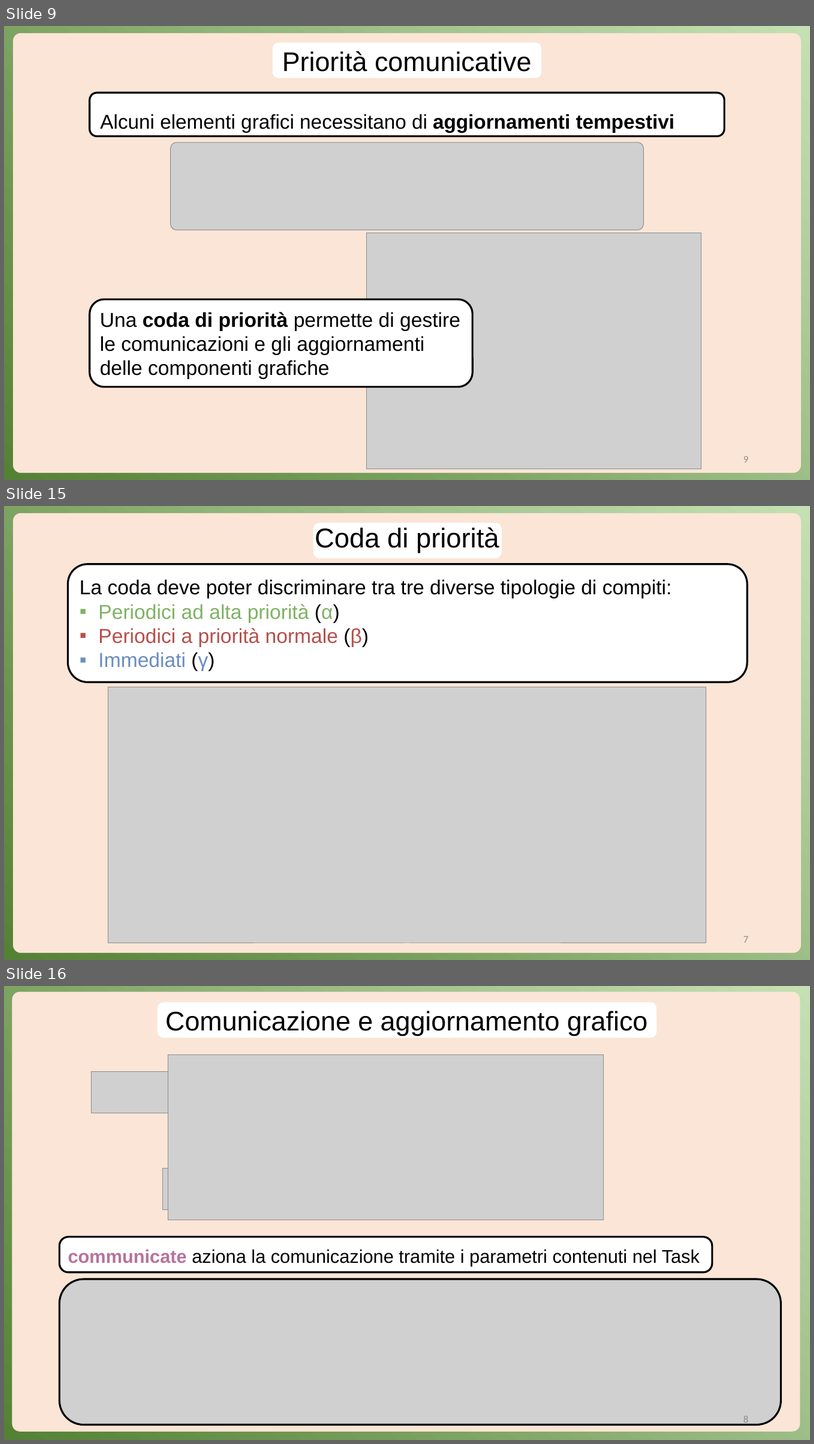
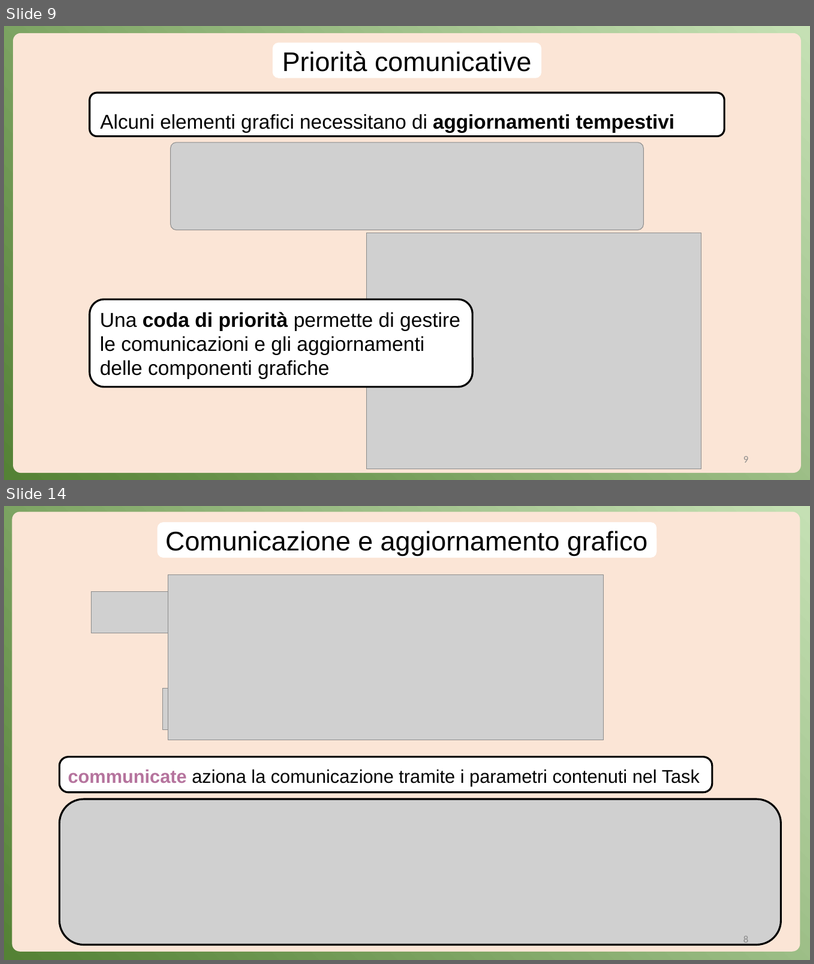
Before and after one commit to Anrighe/Tesi-Laurea-Triennale-Informatica-Unimore, a slide deck: Presentazione_Tesi_Triennale_Informatica_Unimore_2022_2023_Enrico_Marras_152336_v2.pptx. Shown one above the other, each under a label of ours: slides 9, 15 and 16 before the commit, slides 9 and 14 after it; the slides between them are not shown. The pictures are 814x1444 and 814x964 pixels, drawn with LibreOffice and Linux fonts; fonts in the diff are those of the drawing; grey boxes stand for pictures. Boxes give left, top, right and bottom in pixels: in the first picture for what was removed or moved away, otherwise in the second. Text is boxed around its words. In the diff, an @@ line names an element or a change of style, - is before the commit and + after.

```diff
--- a/Presentazione_Tesi_Triennale_Informatica_Unimore_2022_2023_Enrico_Marras_152336_v2.pptx
+++ b/Presentazione_Tesi_Triennale_Informatica_Unimore_2022_2023_Enrico_Marras_152336_v2.pptx
@@ slide 15 removed at bbox=[4, 506, 810, 960], background gradient #C5E0B4 to #548235 @@
@@ rounded rectangle removed at bbox=[13, 513, 802, 952] @@
@@ rounded rectangle removed at bbox=[314, 523, 503, 559] @@
@@ title removed at bbox=[315, 527, 500, 553] @@
-Coda di priorità
@@ rounded rectangle removed at bbox=[68, 564, 748, 682] @@
-La coda deve poter discriminare tra tre diverse tipologie di compiti:
-▪ Periodici ad alta priorità (α)
-▪ Periodici a priorità normale (β)
-▪ Immediati (γ)
@@ picture removed at bbox=[108, 687, 707, 943] @@
@@ text removed at bbox=[744, 936, 749, 942] @@
-7
@@ what was slide 16 is now slide 14 @@
```
Also in this commit, not shown: 4 slides changed, 1 other slide removed.
